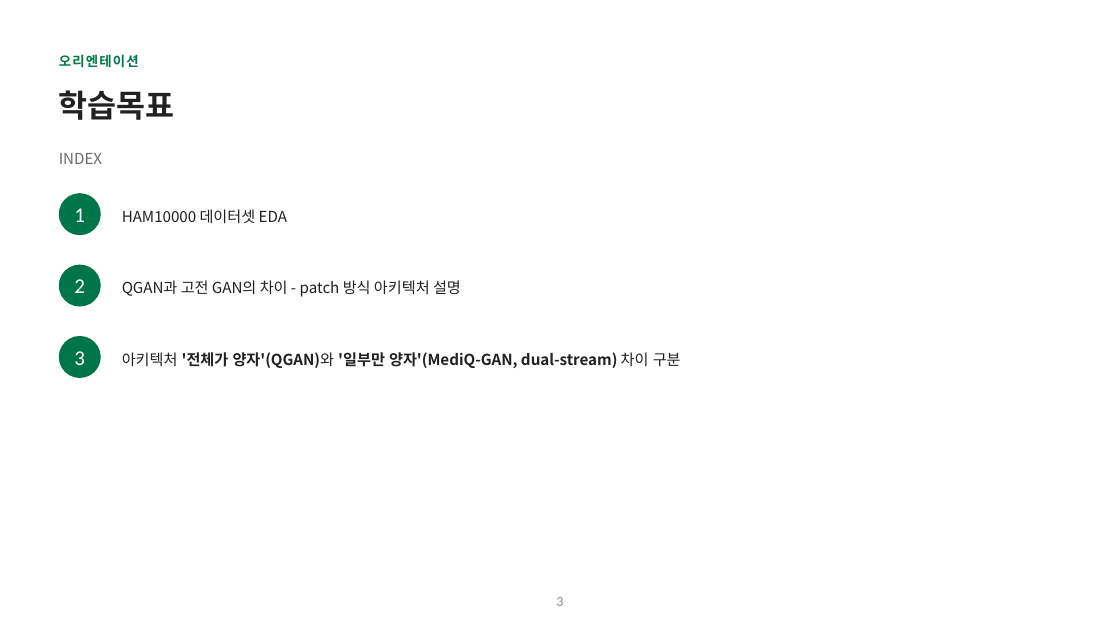
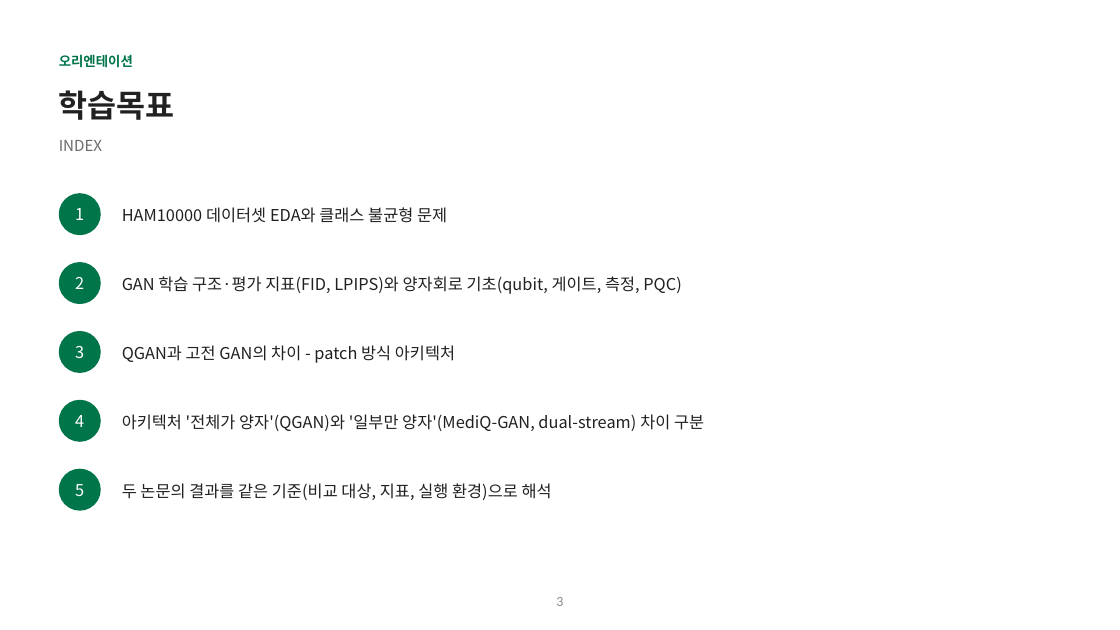
Before and after one commit to hyunhp/skin_disease_qml, a slide deck: slide 3 of practice/day1_slides/day1_theory_slides.pptx. Drawn at 1120x630 pixels with LibreOffice and Linux fonts; fonts in the diff are those of the drawing. Boxes give left, top, right and bottom in pixels: in the first picture for what was removed or moved away, otherwise in the second. Text is boxed around its words. In the diff, an @@ line names an element or a change of style, - is before the commit and + after.

```diff
--- a/practice/day1_slides/day1_theory_slides.pptx
+++ b/practice/day1_slides/day1_theory_slides.pptx
@@ text "오리엔테이션" at <box>59,54,133,68</box>: letter spacing 1 to 0 pt; more space between paragraphs @@
@@ text "INDEX": place and size @@
-text "INDEX" at <box>59,153,102,164</box>
+text "INDEX" at <box>59,140,102,151</box>
@@ text "INDEX" at <box>59,140,102,151</box>: line spacing 1.3 to 1.15; more space between paragraphs @@
@@ text at <box>122,207,447,223</box>: text changed; size 13 to 14 pt @@
-HAM10000 데이터셋 EDA
+HAM10000 데이터셋 EDA와 클래스 불균형 문제
@@ text added at <box>122,276,681,294</box>, 14 pt, text #212121 @@
+GAN 학습 구조·평가 지표(FID, LPIPS)와 양자회로 기초(qubit, 게이트, 측정, PQC)
@@ size 18 to 14 pt, font Calibri to Noto Sans CJK KR in 3 elements at <box>59,193,101,235</box>, <box>59,262,101,304</box>, <box>59,331,101,373</box> @@
@@ ellipse "3": place and size @@
-ellipse "3" at <box>59,336,101,378</box>
+ellipse "3" at <box>59,331,101,373</box>
@@ text at <box>122,345,455,363</box>: text changed; size 13 to 14 pt @@
-QGAN과 고전 GAN의 차이 - patch 방식 아키텍처 설명
+QGAN과 고전 GAN의 차이 - patch 방식 아키텍처
@@ ellipse added at <box>59,400,101,442</box>, fill #00754A, 14 pt, text #FFFFFF @@
+4
@@ text "아키텍처 '전체가 양자'(QGAN)와 '일부만 양자'(MediQ-GAN, ...": place and size @@
-text "아키텍처 '전체가 양자'(QGAN)와 '일부만 양자'(MediQ-GAN, ..." at <box>122,352,681,368</box>
+text "아키텍처 '전체가 양자'(QGAN)와 '일부만 양자'(MediQ-GAN, ..." at <box>122,414,704,431</box>
@@ text "아키텍처 '전체가 양자'(QGAN)와 '일부만 양자'(MediQ-GAN, ..." at <box>122,414,704,431</box>: size 13 to 14 pt; bold off in "'전체가 양자'(QGAN)와 '일부만 양자'(MediQ-GAN, dual-stream)"; line spacing 1.25 to 1.1; more space between paragraphs @@
@@ ellipse added at <box>59,469,101,511</box>, fill #00754A, 14 pt, text #FFFFFF @@
+5
@@ text added at <box>122,483,552,500</box>, 14 pt, text #212121 @@
+두 논문의 결과를 같은 기준(비교 대상, 지표, 실행 환경)으로 해석
```
Also in this commit, not shown: 2 other slides changed, 21 slides added, 27 other files.
